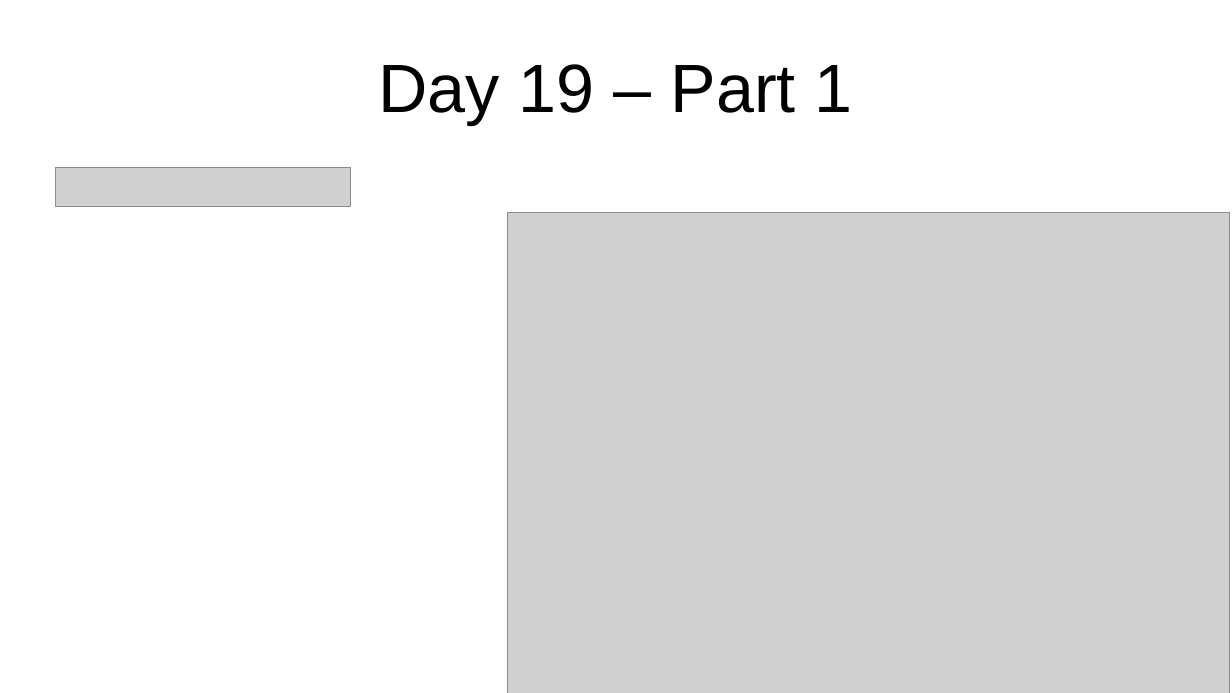
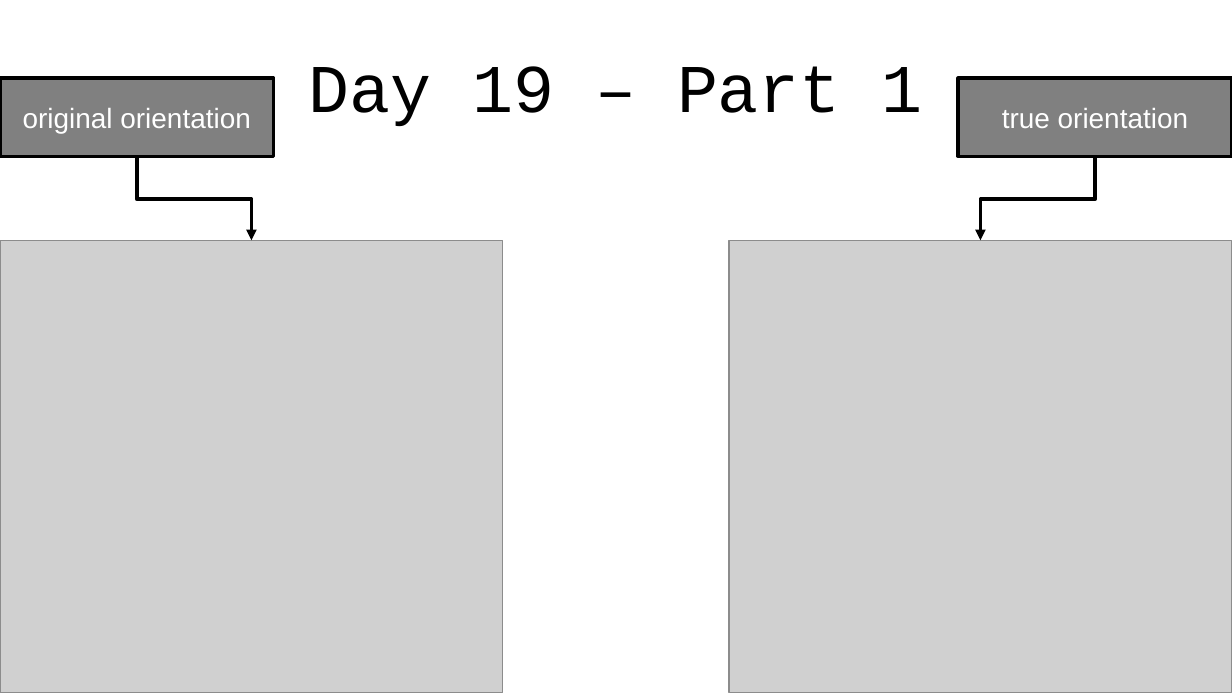
Before and after one commit to jlewis200/advent_of_code_21, a slide deck: slide 24 of aoc-cantina-time.odp (slide 4 before the commit). Drawn at 1232x693 pixels with LibreOffice and Linux fonts; fonts in the diff are those of the drawing; grey boxes stand for pictures. Boxes give left, top, right and bottom in pixels: in the first picture for what was removed or moved away, otherwise in the second. Text is boxed around its words. In the diff, an @@ line names an element or a change of style, - is before the commit and + after.

```diff
--- a/aoc-cantina-time.odp
+++ b/aoc-cantina-time.odp
@@ title "Day 19 – Part 1" at (308, 66, 923, 126): font Arial to Courier New @@
@@ rectangle added at (0, 78, 274, 157), fill #808080, outline #000000 2.3 pt, 18 pt, text #FFFFFF @@
+original orientation
@@ rectangle added at (958, 78, 1232, 157), fill #808080, outline #000000 2.3 pt, 18 pt, text #FFFFFF @@
+true orientation
@@ elbow arrow added from (136, 157) to (252, 240), #000000 2.3 pt @@
@@ elbow arrow added from (1096, 157) to (980, 240), #000000 2.3 pt @@
@@ picture: place and size @@
-picture at (56, 168, 351, 207)
+picture at (0, 240, 503, 693)
@@ picture: place and size @@
-picture at (508, 212, 1230, 693)
+picture at (729, 240, 1232, 693)
```
Also in this commit, not shown: 5 other slides changed, 22 slides added, 3 slides removed, 13 other files.
